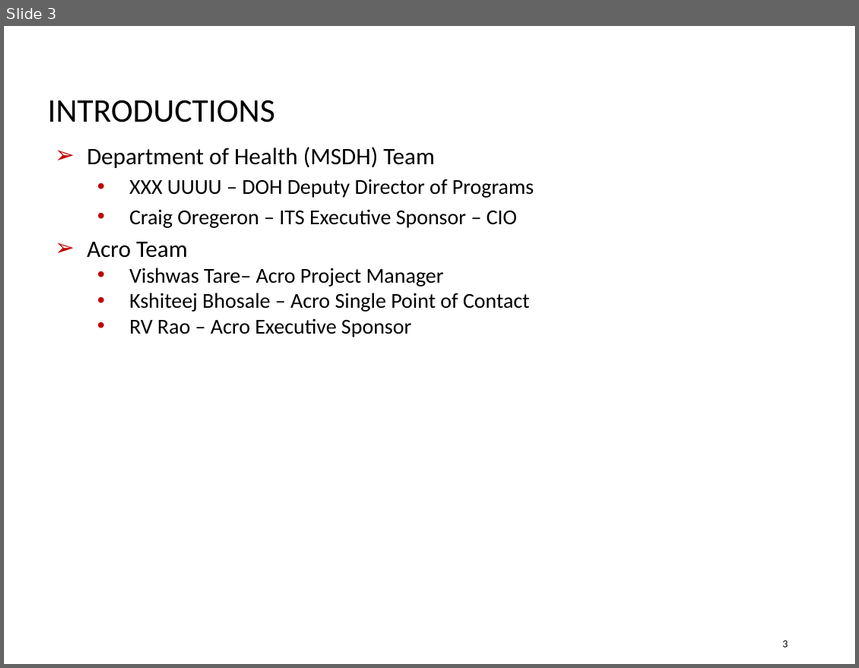
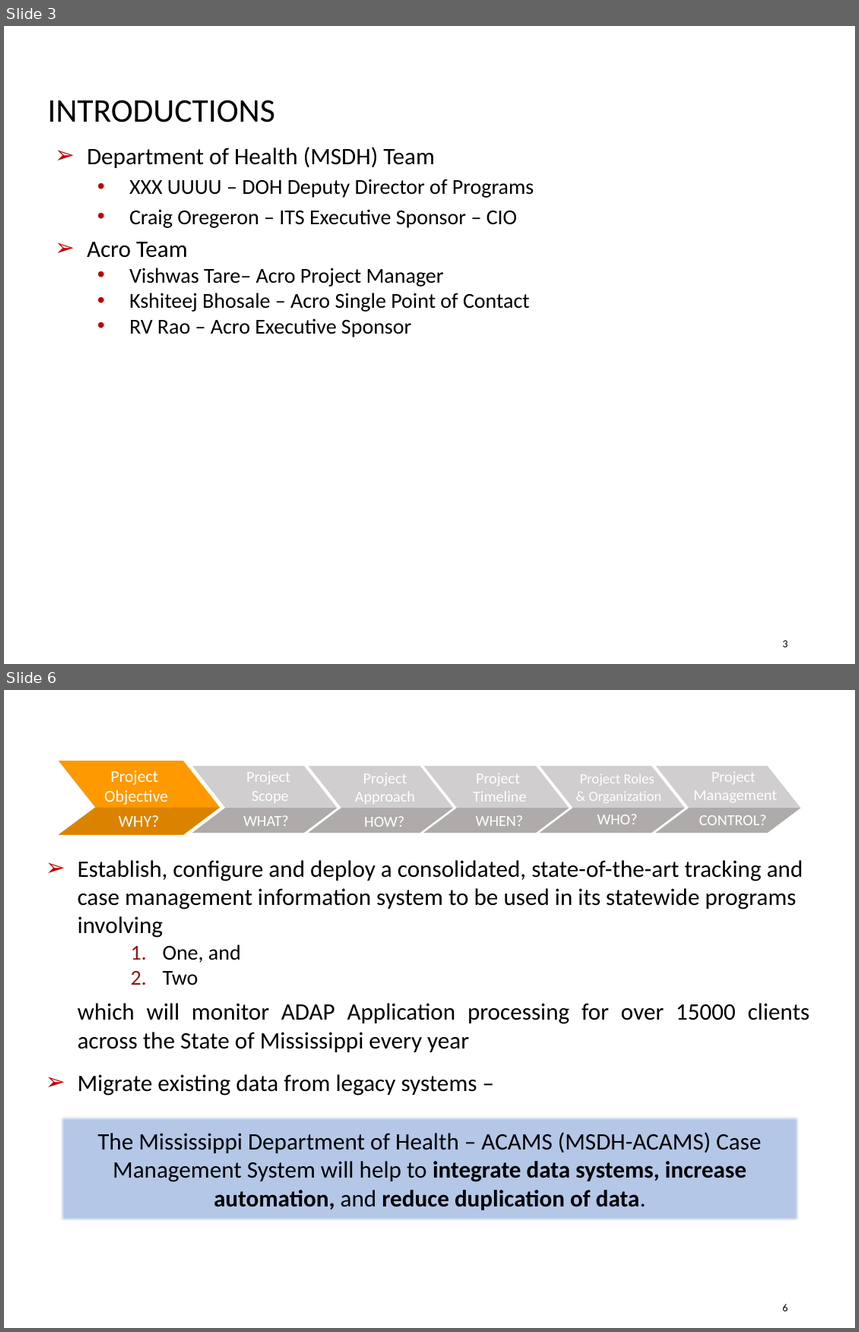
Before and after one commit to siddharthsacro/acrowork, a slide deck: 25-08-2018/KickOff_Meeting_WIPSlides-20180924-12.pptx. Shown one above the other, each under a label of ours: slide 3 before the commit, slides 3 and 6 after it; the slides between them are not shown. The pictures are 859x668 and 859x1332 pixels, drawn with LibreOffice and Linux fonts; fonts in the diff are those of the drawing; background and template pictures are left out. Boxes give left, top, right and bottom in pixels: in the first picture for what was removed or moved away, otherwise in the second. Text is boxed around its words. In the diff, an @@ line names an element or a change of style, - is before the commit and + after.

```diff
--- a/25-08-2018/KickOff_Meeting_WIPSlides-20180924-12.pptx
+++ b/25-08-2018/KickOff_Meeting_WIPSlides-20180924-12.pptx
@@ slide 6 added at (x1=4, y1=690, x2=855, y2=1328), background picture (left out) @@
@@ group added at (x1=59, y1=761, x2=800, y2=834): 12 freeform shapes @@
@@ group added at (x1=104, y1=771, x2=777, y2=827): 12 texts @@
+Project
+Objective
+WHY?
+Project
+Scope
+Project
+Approach
+Project
+Timeline
+Project Roles
+& Organization
+Project
+Management
+WHAT?
+HOW?
+WHEN?
+WHO?
+CONTROL?
@@ text added at (x1=78, y1=860, x2=810, y2=1096), 20 pt, text #000000 @@
+➢ Establish, configure and deploy a consolidated, state-of-the-art tracking and case management information system to be used in its statewide programs involving
+    1. One, and
+    2. Two
+  which will monitor ADAP Application processing for over 15000 clients across the State of Mississippi every year
+➢ Migrate existing data from legacy systems –
@@ rectangle added at (x1=60, y1=1116, x2=799, y2=1221), fill #B4C7E7, outline #ED7D31 0.5 pt, 20 pt, text #000000 @@
+The Mississippi Department of Health – ACAMS (MSDH-ACAMS) Case Management System will help to integrate data systems, increase automation, and reduce duplication of data.
@@ page number added at (x1=783, y1=1304, x2=788, y2=1312), 9 pt, text #000000 @@
+6
```
Also in this commit, not shown: 2 slides changed, 12 other slides added, 12 other files.
